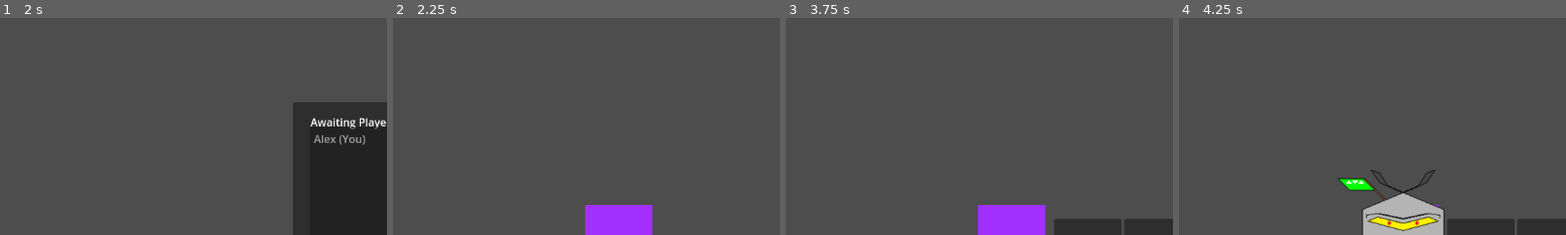
Above: before the commit, frames 1-4 (left to right).
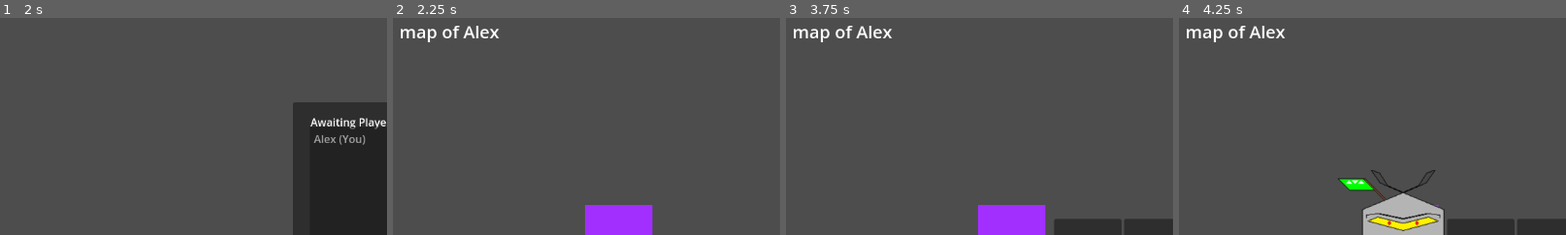
Above: after the commit, the same moments.

Repository: m-conti/melonjam2023
Game: Godot game, scene res://game.tscn
Same seed, same stepped clock (60 frames per second), same inputs: the game is played once before the commit and once after it.
Inputs (mouse positions are % of the whole screen's width and height, from its top left):
- Up to frame 1 (2 s): click (46, 44) at 0.52 s; type "Alex" at 0.6 s; click "Host" at 1.25 s
- Up to frame 2 (2.25 s): click "START!" at 2 s
- Up to frame 3 (3.75 s): click "Shop" at 2.75 s; click "Towers" at 3.5 s
- Up to frame 4 (4.25 s): no input
The pictures show only the part of the screen within x 1-51%, y 3-53%; the shares and areas given below are measured in that part.

Frame 1 is identical in both runs. In frame 2, 0.7% of the frame differs, in the area x 2-28%, y 3-12%; in frame 3, 0.7%; in frame 4, 0.7%.

Commit message:
map name

Diff:
--- a/HUD/HUD.gd
+++ b/HUD/HUD.gd
@@ -3,7 +3,7 @@
 
 
 func _ready():
-	$TopLeftContainer/UserDetail/Name.text = "id: " + $"..".name
+	$TopLeftContainer/MapDetail/Name.text = "map of " + NetworkState.players[$"..".name.to_int()]
 	if is_multiplayer_authority():
 		$Shop/BoxContainer/Towers.show()
 	$Shop/BoxContainer/Boost.show()
--- a/HUD/HUD.tscn
+++ b/HUD/HUD.tscn
@@ -1,15 +1,16 @@
-[gd_scene load_steps=18 format=3 uid="uid://dr5tn4o0pbc0o"]
+[gd_scene load_steps=19 format=3 uid="uid://dr5tn4o0pbc0o"]
 
+[ext_resource type="Script" path="res://HUD/HUD.gd" id="1_3yk4g"]
 [ext_resource type="Script" path="res://HUD/Buttons/MenuBar.gd" id="1_vcj4m"]
 [ext_resource type="ButtonGroup" uid="uid://pevhaqpsd8fq" path="res://HUD/Buttons/SubShop.tres" id="2_2hxj8"]
 [ext_resource type="Script" path="res://HUD/Buttons/TowerButton.gd" id="3_yfwwx"]
 [ext_resource type="PackedScene" uid="uid://cnkovvaqbfwqo" path="res://Towers/FireTower.tscn" id="4_n7tev"]
-[ext_resource type="PackedScene" uid="uid://cuhygbww0otik" path="res://Towers/IceTower.tscn" id="5_tdlmk"]
-[ext_resource type="PackedScene" uid="uid://cgiry6ketavbj" path="res://Towers/BombTower.tscn" id="6_158jl"]
+[ext_resource type="PackedScene" path="res://Towers/IceTower.tscn" id="5_tdlmk"]
+[ext_resource type="PackedScene" path="res://Towers/BombTower.tscn" id="6_158jl"]
 [ext_resource type="Texture2D" uid="uid://dqoso3dfi3lah" path="res://Towers/ArcherTower.jpg" id="7_382pc"]
-[ext_resource type="PackedScene" uid="uid://7pnedj7wsgrh" path="res://Towers/ArcherTower.tscn" id="7_pdln5"]
+[ext_resource type="PackedScene" path="res://Towers/ArcherTower.tscn" id="7_pdln5"]
 [ext_resource type="Script" path="res://HUD/Buttons/SpawnerButton.gd" id="8_ok5js"]
-[ext_resource type="PackedScene" uid="uid://pwltt60ecspc" path="res://Entities/Spawner.tscn" id="9_f0wej"]
+[ext_resource type="PackedScene" path="res://Entities/Spawner.tscn" id="9_f0wej"]
 [ext_resource type="Script" path="res://HUD/Buttons/ArmoredButton.gd" id="10_7rkon"]
 
 [sub_resource type="Gradient" id="Gradient_0lmct"]
@@ -32,6 +33,7 @@
 gradient = SubResource("Gradient_kfhv5")
 
 [node name="HUD" type="CanvasLayer"]
+script = ExtResource("1_3yk4g")
 
 [node name="Shop" type="Button" parent="."]
 anchors_preset = 3
@@ -145,6 +147,22 @@
 texture_over = SubResource("GradientTexture1D_u4do2")
 texture_progress = SubResource("GradientTexture1D_2fl7i")
 
+[node name="TopLeftContainer" type="MarginContainer" parent="."]
+offset_right = 40.0
+offset_bottom = 40.0
+theme_override_constants/margin_left = 24
+theme_override_constants/margin_top = 24
+theme_override_constants/margin_right = 24
+theme_override_constants/margin_bottom = 24
+
+[node name="MapDetail" type="VBoxContainer" parent="TopLeftContainer"]
+layout_mode = 2
+
+[node name="Name" type="Label" parent="TopLeftContainer/MapDetail"]
+layout_mode = 2
+theme_override_font_sizes/font_size = 26
+text = "map"
+
 [connection signal="toggled" from="Shop" to="Shop" method="_on_toggled"]
 [connection signal="toggled" from="Shop/BoxContainer/Towers" to="Shop/BoxContainer/Towers" method="_on_toggled"]
 [connection signal="toggled" from="Shop/BoxContainer/Boost" to="Shop/BoxContainer/Boost" method="_on_toggled"]
--- a/Map.gd
+++ b/Map.gd
@@ -18,11 +18,6 @@
 
 func _ready():
 	set_multiplayer_authority(self.name.to_int())
-	print("""Scene:
-	player_id: %s
-	self_id: %d
-	""" % [ self.name, multiplayer.get_unique_id() ])
-	print(is_multiplayer_authority())
 	set_visibility(is_multiplayer_authority())
 
 	var spawner: Spawner = load("res://Entities/Spawner.tscn").instantiate()
